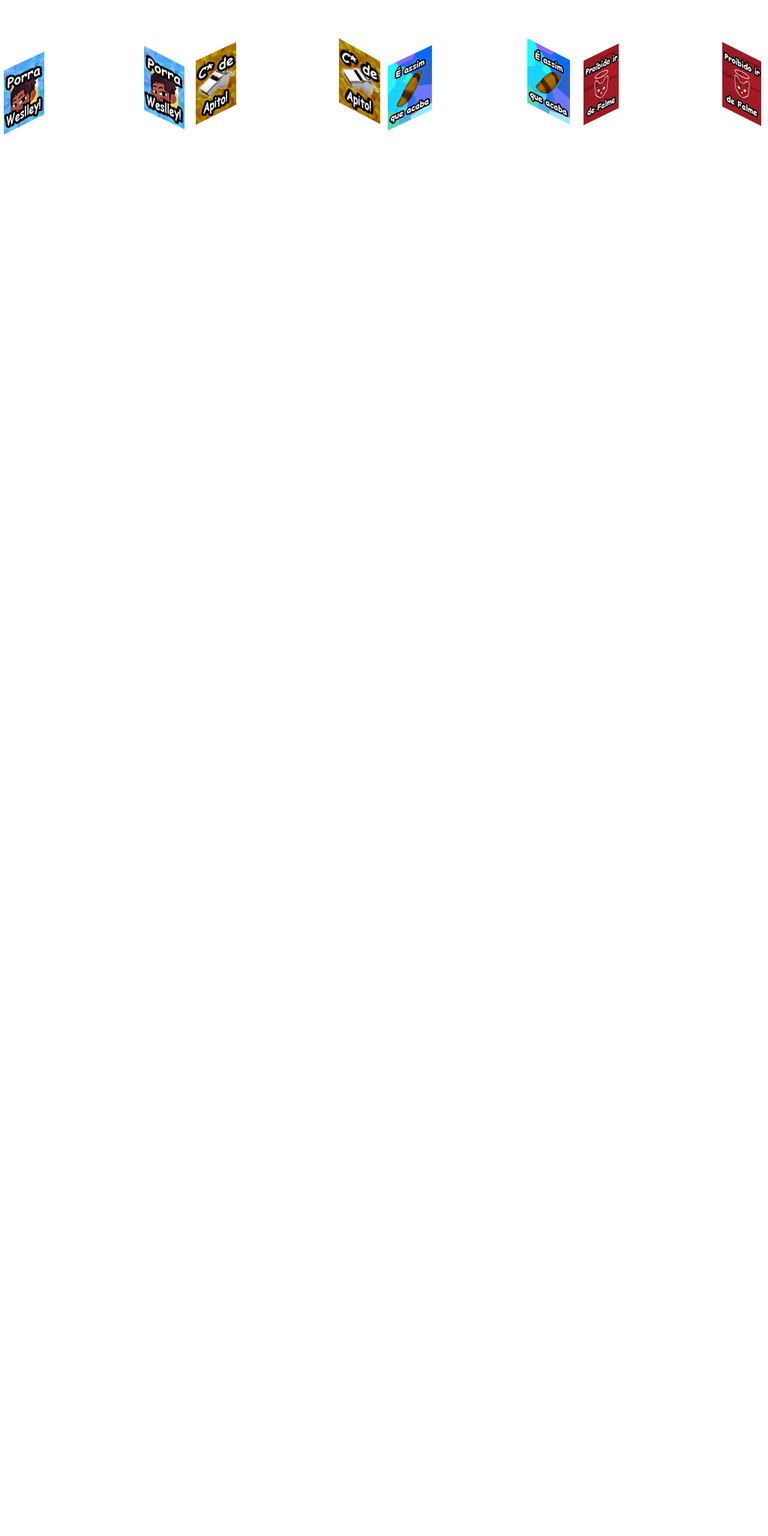
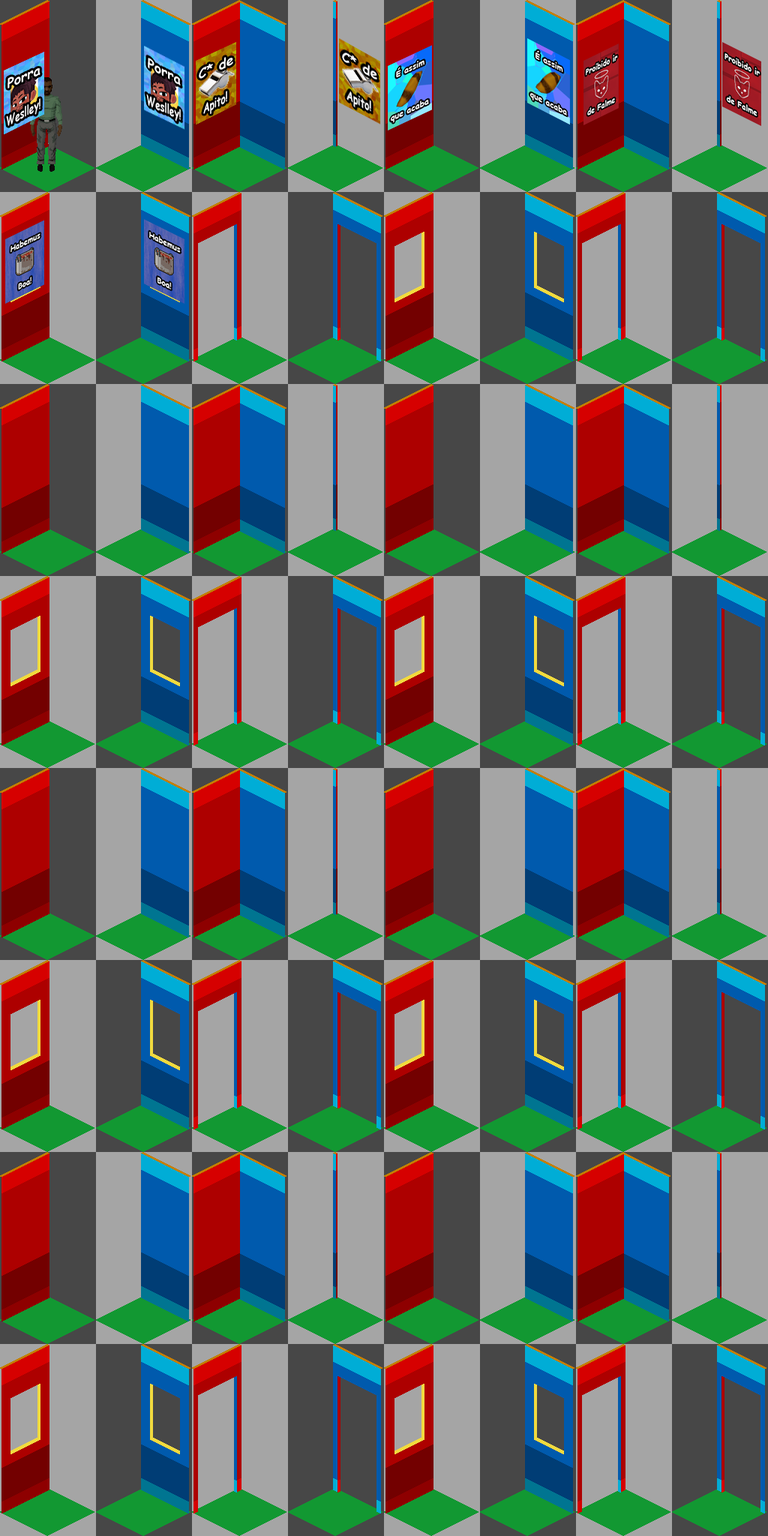
The second 768x1536 image is a revision of the first. Changes to its layers:
added group "Habemus boa" with 2 layers in group "Posters" over (5, 218, 185, 304)
added layer "habemus-boa" (1st of 2, in "Posters" › "Habemus boa") in group "Habemus boa" over (143, 218, 185, 304)
added layer "habemus-boa" (2nd of 2, in "Posters" › "Habemus boa") in group "Habemus boa" over (5, 220, 45, 304)
showed group "Examples" (11 layers) over (0, 0, 768, 1536)
